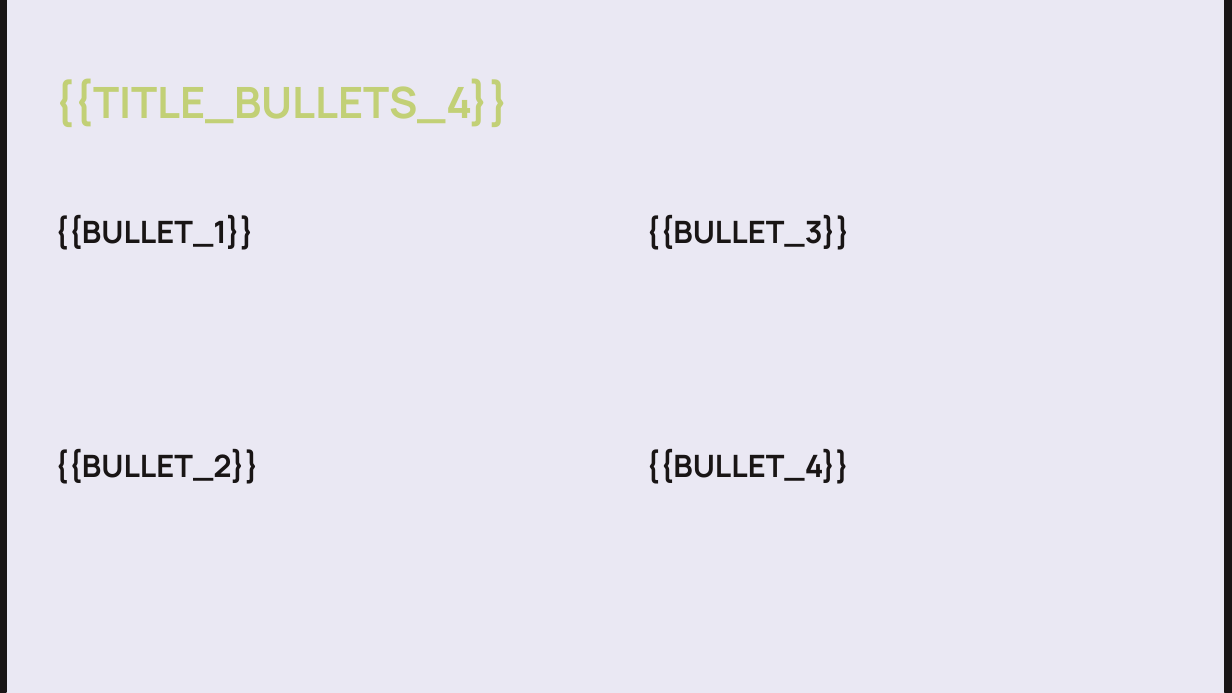
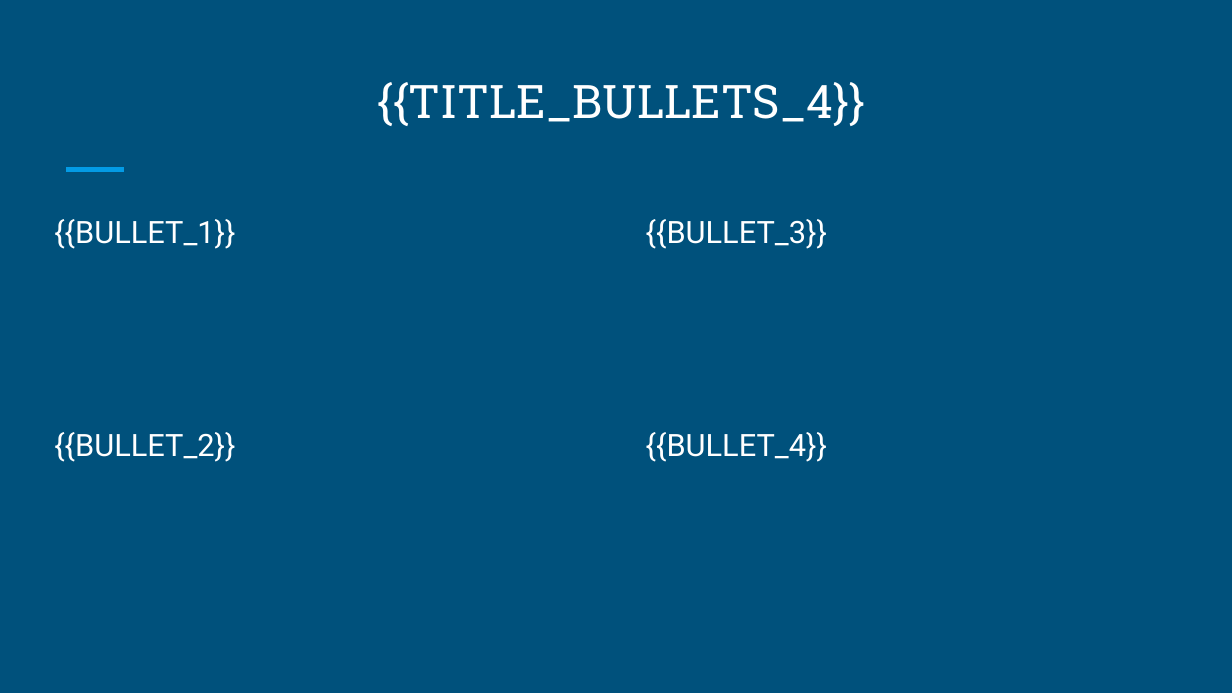
Before and after one commit to andreidiakov/Hack_Axenix_AI_presentation, a slide deck: slide 3 of template.pptx. Drawn at 1232x693 pixels with LibreOffice and Linux fonts; fonts in the diff are those of the drawing. Boxes give left, top, right and bottom in pixels: in the first picture for what was removed or moved away, otherwise in the second. Text is boxed around its words. In the diff, an @@ line names an element or a change of style, - is before the commit and + after.

```diff
--- a/template.pptx
+++ b/template.pptx
@@ background #EAE8F3 to #00517C @@
@@ rectangle removed at (x1=0, y1=0, x2=6, y2=691) @@
@@ rectangle removed at (x1=1225, y1=0, x2=1232, y2=691) @@
@@ title "{{TITLE_BULLETS_4}}" moved from (x1=54, y1=78, x2=509, y2=127) to (x1=377, y1=82, x2=865, y2=126) @@
@@ title "{{TITLE_BULLETS_4}}" at (x1=377, y1=82, x2=865, y2=126): size 25.2 to 27 pt, font Manrope to Roboto Slab, text colour #C2D076 to #FFFFFF, bold off; alignment left to centre; vertical alignment top to bottom @@
@@ line added from (67, 170) to (123, 170), #039BE5 3 pt @@
@@ text "{{BULLET_2}}" moved from (x1=54, y1=449, x2=259, y2=484) to (x1=54, y1=432, x2=235, y2=462) @@
@@ font Manrope to Roboto, text colour #191515 to #FFFFFF, bold off; more space between paragraphs in 4 elements at (x1=54, y1=219, x2=235, y2=249), (x1=646, y1=219, x2=827, y2=249), (x1=54, y1=432, x2=235, y2=462), (x1=646, y1=432, x2=827, y2=462) @@
@@ text "{{BULLET_4}}" moved from (x1=646, y1=449, x2=850, y2=484) to (x1=646, y1=432, x2=827, y2=462) @@
```
Also in this commit, not shown: 8 other slides changed, 8 other files.
